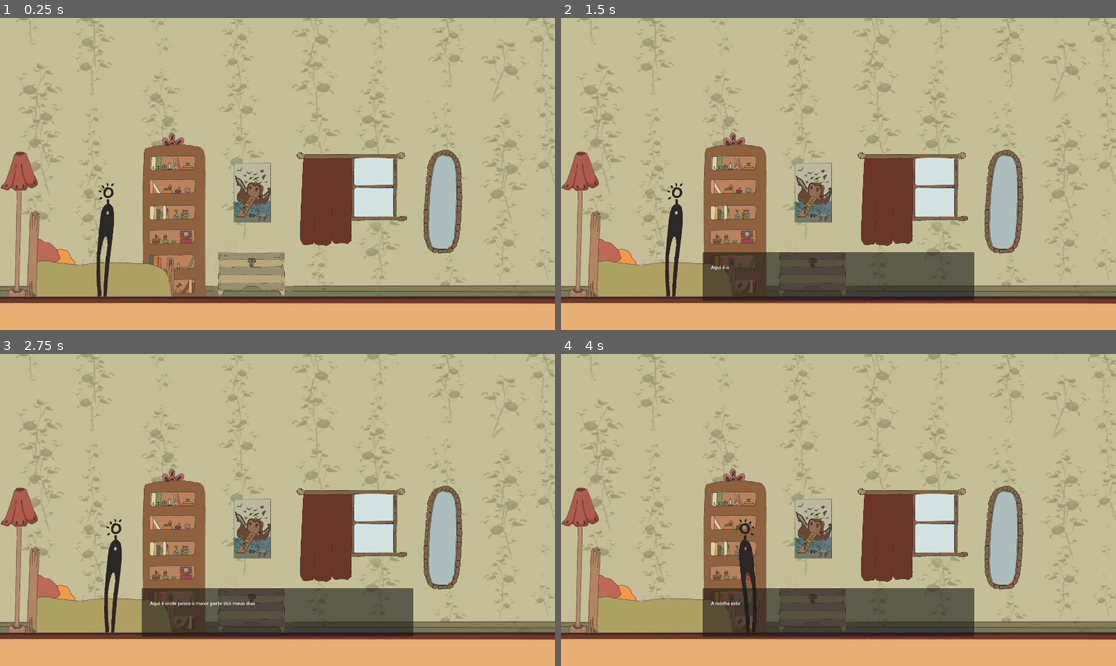
Above: before the commit, frames 1-4 (two rows, left to right).
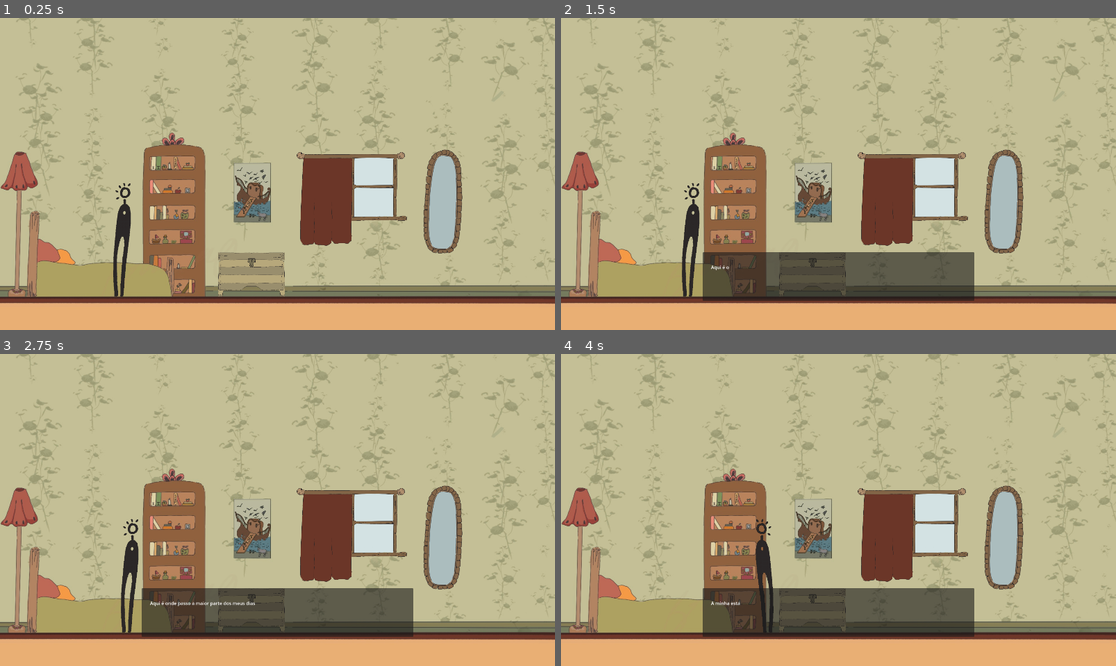
Above: after the commit, the same moments.

Repository: MVP0TAT0/A-viagem-de-noe
Game: Godot game, scene res://scenes/main.tscn
Same seed, same stepped clock (60 frames per second), same inputs: the game is played once before the commit and once after it.
Inputs:
- Up to frame 1 (0.25 s): no input
- Up to frame 2 (1.5 s): tap Enter at 0.5 s; hold Right (ui_right) 0.53-1.28 s; tap Space (interact) at 0.6, 1.25, 1.35 s; hold Left (ui_left) from 1.28 s (still down)
- Up to frame 3 (2.75 s): tap Enter at 2 s; release Left (ui_left) at 2.03 s; hold Right (ui_right) from 2.03 s (still down); tap Space (interact) at 2.1 s
- Up to frame 4 (4 s): tap Space (interact) at 2.85, 3.6 s; release Right (ui_right) at 3.53 s; hold Left (ui_left) from 3.53 s (still down)

The runs differ from the first frame. In frame 1, 1.2% of the frame differs, in the area x 17-24%, y 52-90%; in frame 2, 1.2%; in frame 3, 1.2%; in frame 4, 1.1%.

Commit message:
Test_gitignore

Diff:
--- a/scenes/main.tscn
+++ b/scenes/main.tscn
@@ -95,4 +95,4 @@
 shape = SubResource("RectangleShape2D_qgxrf")
 
 [node name="Player" parent="." instance=ExtResource("9_85g3d")]
-position = Vector2(372, 776)
+position = Vector2(430, 776)
Not shown, added: .gitignore
